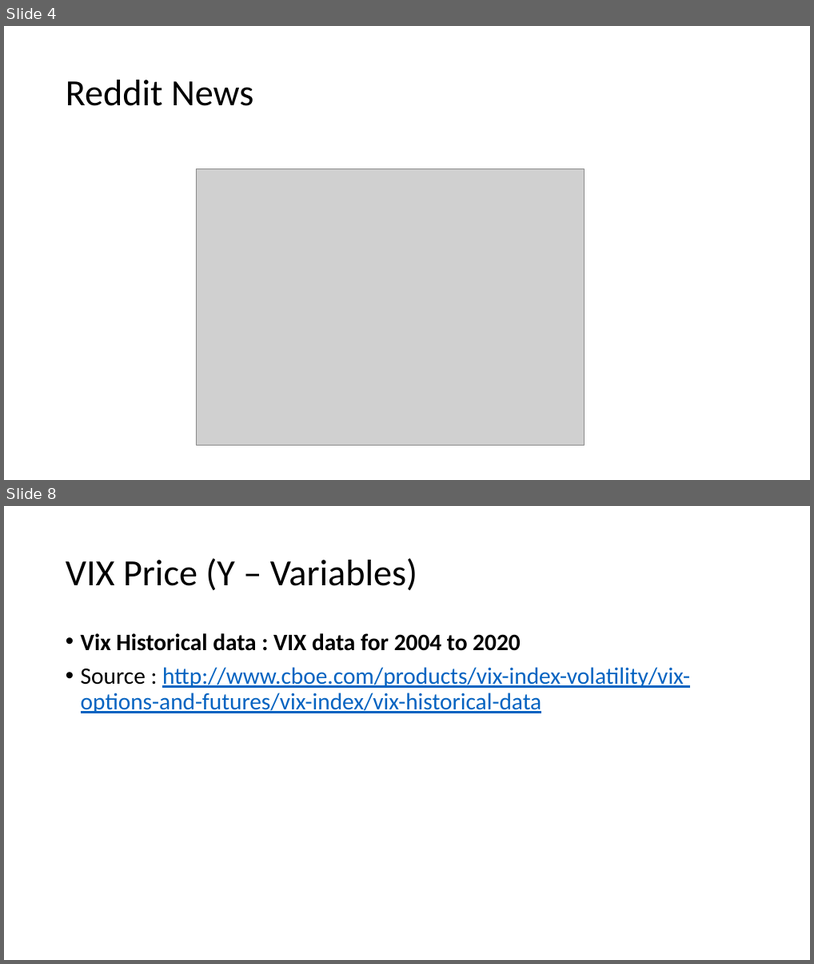
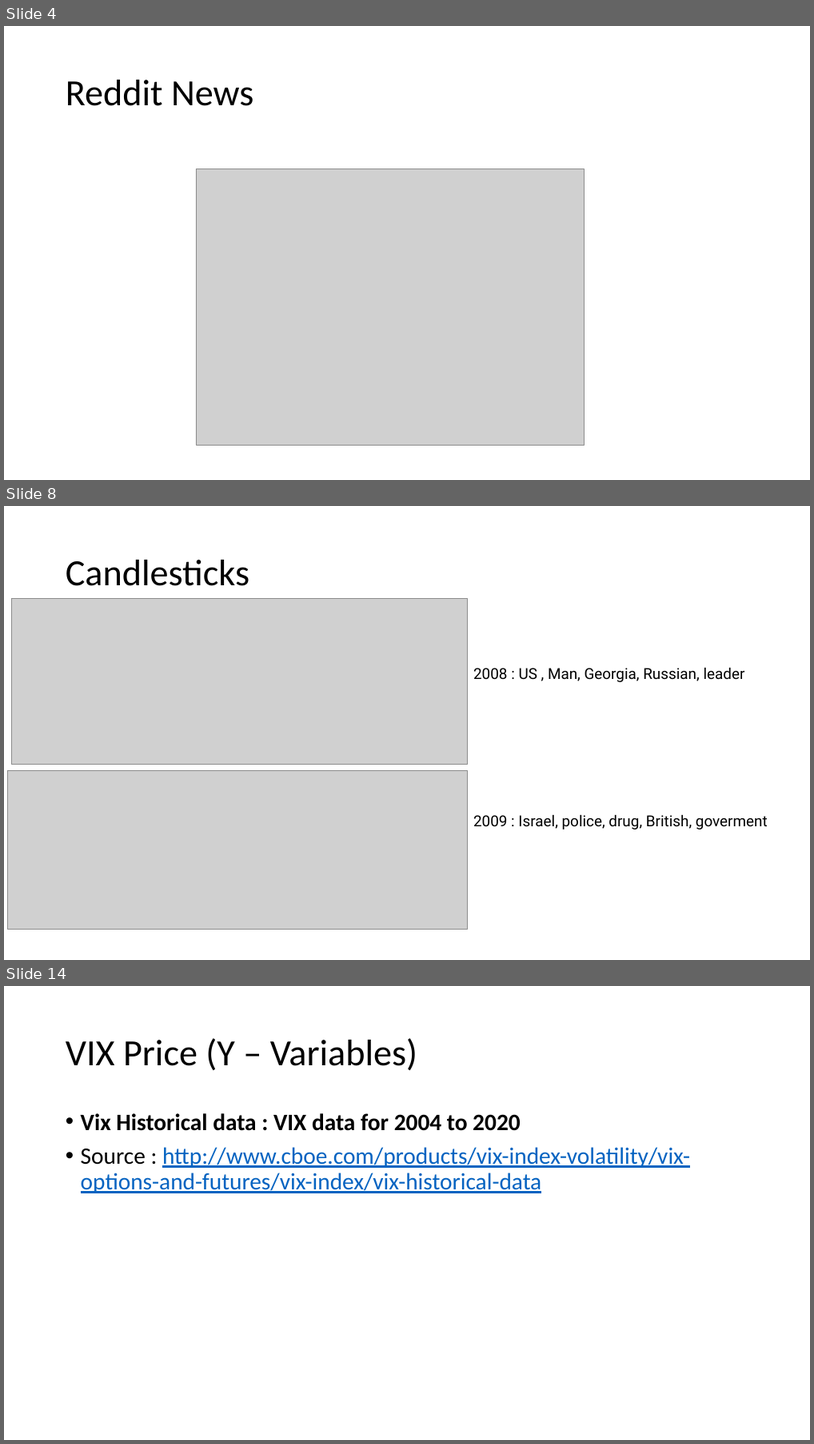
Before and after one commit to derrickhoe1988/Capstone-project, a slide deck: Capstone.pptx. Shown one above the other, each under a label of ours: slides 4 and 8 before the commit, slides 4, 8 and 14 after it; the slides between them are not shown. The pictures are 814x964 and 814x1444 pixels, drawn with LibreOffice and Linux fonts; fonts in the diff are those of the drawing; grey boxes stand for pictures. Boxes give left, top, right and bottom in pixels: in the first picture for what was removed or moved away, otherwise in the second. Text is boxed around its words. In the diff, an @@ line names an element or a change of style, - is before the commit and + after.

```diff
--- a/Capstone.pptx
+++ b/Capstone.pptx
@@ slide 8 added at (4, 506, 810, 960), background #FFFFFF @@
@@ title added at (66, 560, 250, 586), 44 pt, text #000000 @@
+Candlesticks
@@ picture added at (12, 599, 468, 764) @@
@@ text added at (474, 667, 746, 682), 18 pt, text #000000 @@
+2008 : US , Man, Georgia, Russian, leader
@@ picture added at (7, 770, 467, 929) @@
@@ text added at (474, 814, 768, 829), 18 pt, text #000000 @@
+2009 : Israel, police, drug, British, goverment
@@ what was slide 8 is now slide 14 @@
```
Also in this commit, not shown: 2 slides changed, 6 other slides added, 1 slide removed, 4 other files.
